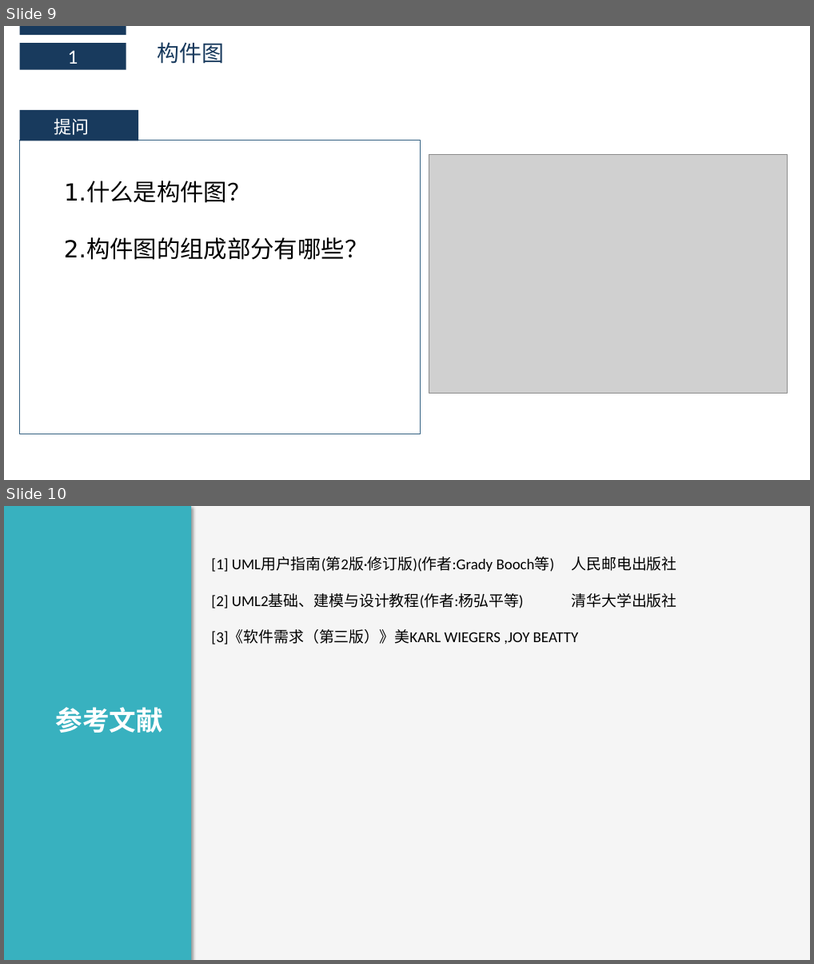
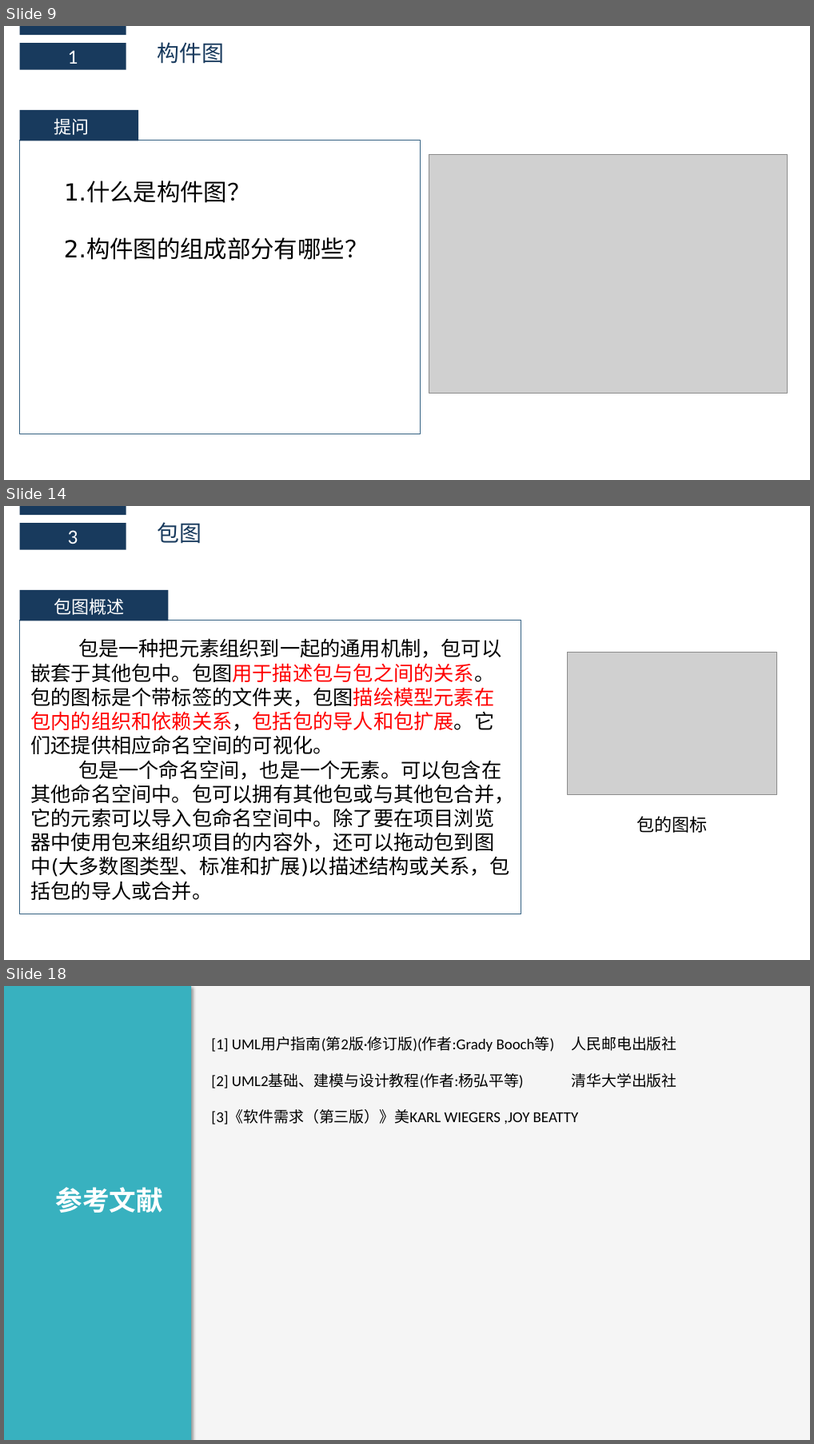
Before and after one commit to boboHh/AssistantTeaching, a slide deck: 非受控文档/06-公用/PRD2018-G11-UML基础3.pptx. Shown one above the other, each under a label of ours: slides 9 and 10 before the commit, slides 9, 14 and 18 after it; the slides between them are not shown. The pictures are 814x964 and 814x1444 pixels, drawn with LibreOffice and Linux fonts; fonts in the diff are those of the drawing; grey boxes stand for pictures. Boxes give left, top, right and bottom in pixels: in the first picture for what was removed or moved away, otherwise in the second. Text is boxed around its words. In the diff, an @@ line names an element or a change of style, - is before the commit and + after.

```diff
--- a/非受控文档/06-公用/PRD2018-G11-UML基础3.pptx
+++ b/非受控文档/06-公用/PRD2018-G11-UML基础3.pptx
@@ slide 14 added at bbox=[4, 506, 810, 960], background #FFFFFF @@
@@ rectangle added at bbox=[20, 506, 126, 515], fill #183A5D @@
@@ rectangle added at bbox=[20, 523, 126, 549], fill #183A5D, 24 pt, text #FFFFFF @@
+3
@@ text added at bbox=[158, 522, 202, 544], 26.6 pt, text #183A5D @@
+包图
@@ rectangle added at bbox=[20, 590, 169, 621], fill #183A5D @@
@@ text added at bbox=[54, 598, 124, 615], 21 pt, text #FFFFFF @@
+包图概述
@@ rectangle added at bbox=[20, 620, 522, 914], outline #346182 1 pt @@
@@ text added at bbox=[31, 638, 515, 900], 24 pt, text #000000 @@
+包是一种把元素组织到一起的通用机制，包可以嵌套于其他包中。包图用于描述包与包之间的关系。包的图标是个带标签的文件夹，包图描绘模型元素在包内的组织和依赖关系，包括包的导人和包扩展。它们还提供相应命名空间的可视化。
+包是一个命名空间，也是一个无素。可以包含在其他命名空间中。包可以拥有其他包或与其他包合并，它的元索可以导入包命名空间中。除了要在项目浏览器中使用包来组织项目的内容外，还可以拖动包到图中(大多数图类型、标准和扩展)以描述结构或关系，包括包的导人或合并。
@@ picture added at bbox=[568, 652, 777, 794] @@
@@ text added at bbox=[637, 816, 707, 832], 21 pt, text #000000 @@
+包的图标
@@ what was slide 10 is now slide 18 @@
```
Also in this commit, not shown: 7 other slides added.
